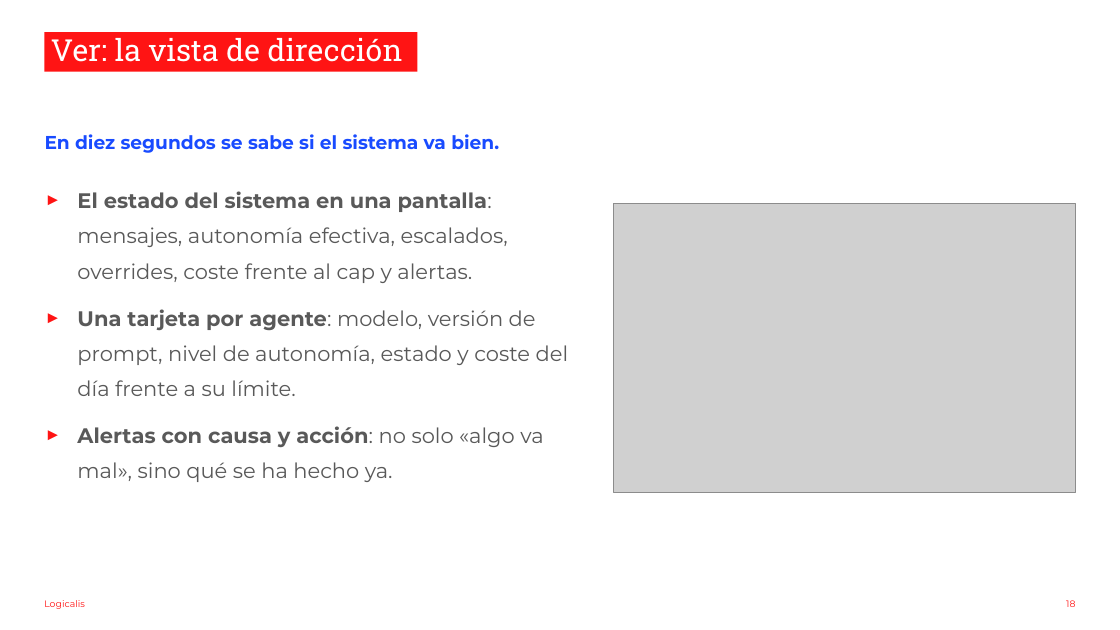
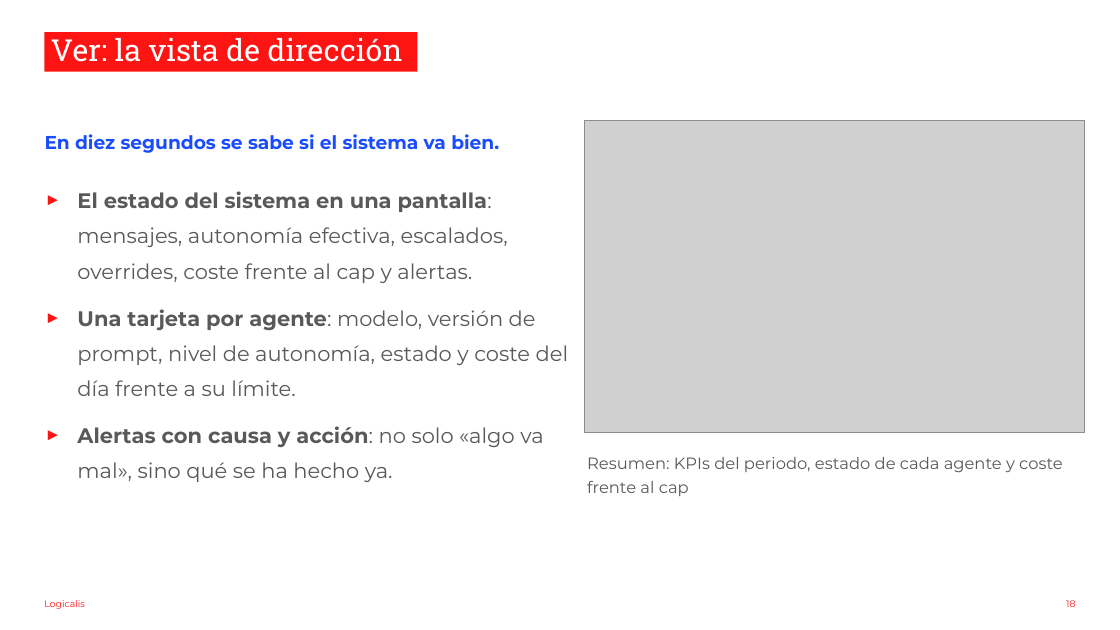
Before and after one commit to nachoenjuto/fnol-triage-v2, a slide deck: slide 18 of _docs/slides-observabilidad.pptx. Drawn at 1120x630 pixels with LibreOffice and Linux fonts; fonts in the diff are those of the drawing; grey boxes stand for pictures; background and template pictures are left out. Boxes give left, top, right and bottom in pixels: in the first picture for what was removed or moved away, otherwise in the second. Text is boxed around its words. In the diff, an @@ line names an element or a change of style, - is before the commit and + after.

```diff
--- a/_docs/slides-observabilidad.pptx
+++ b/_docs/slides-observabilidad.pptx
@@ picture: place and size @@
-picture at (613,203,1075,492)
+picture at (585,120,1085,433)
@@ text added at (587,457,1063,496), 14 pt, text #595959 @@
+Resumen: KPIs del periodo, estado de cada agente y coste frente al cap
```
Also in this commit, not shown: 18 other slides changed, 20 slides added, 20 slides removed, 3 other files.
